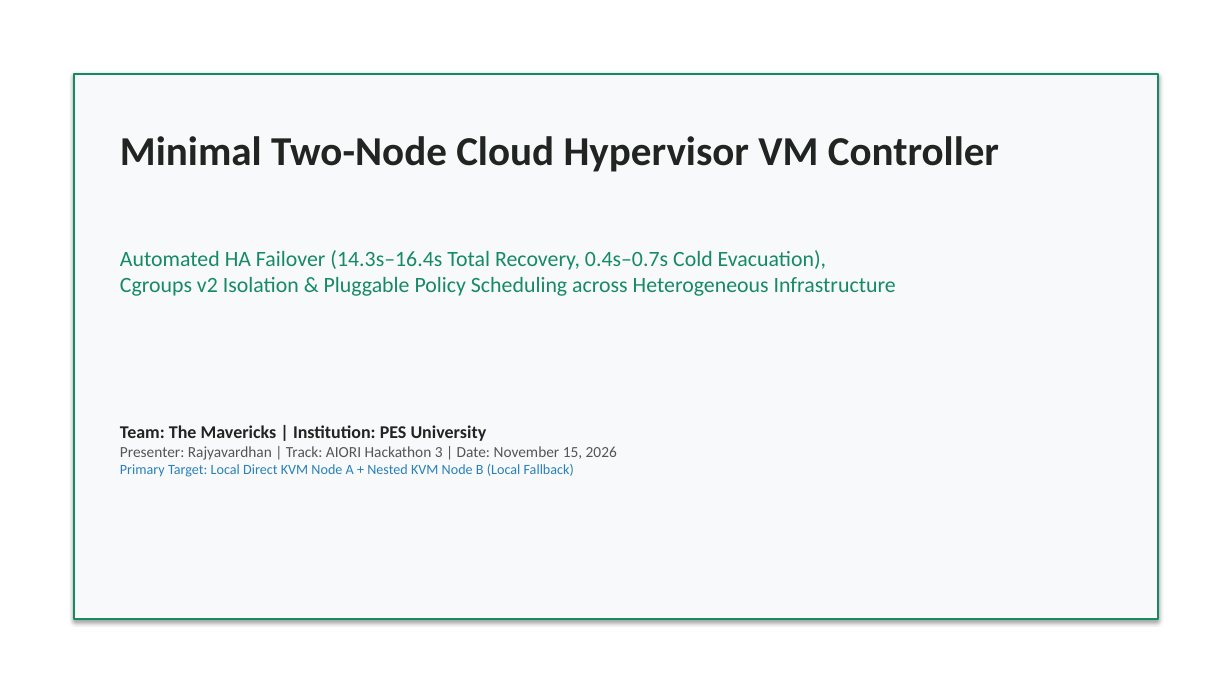
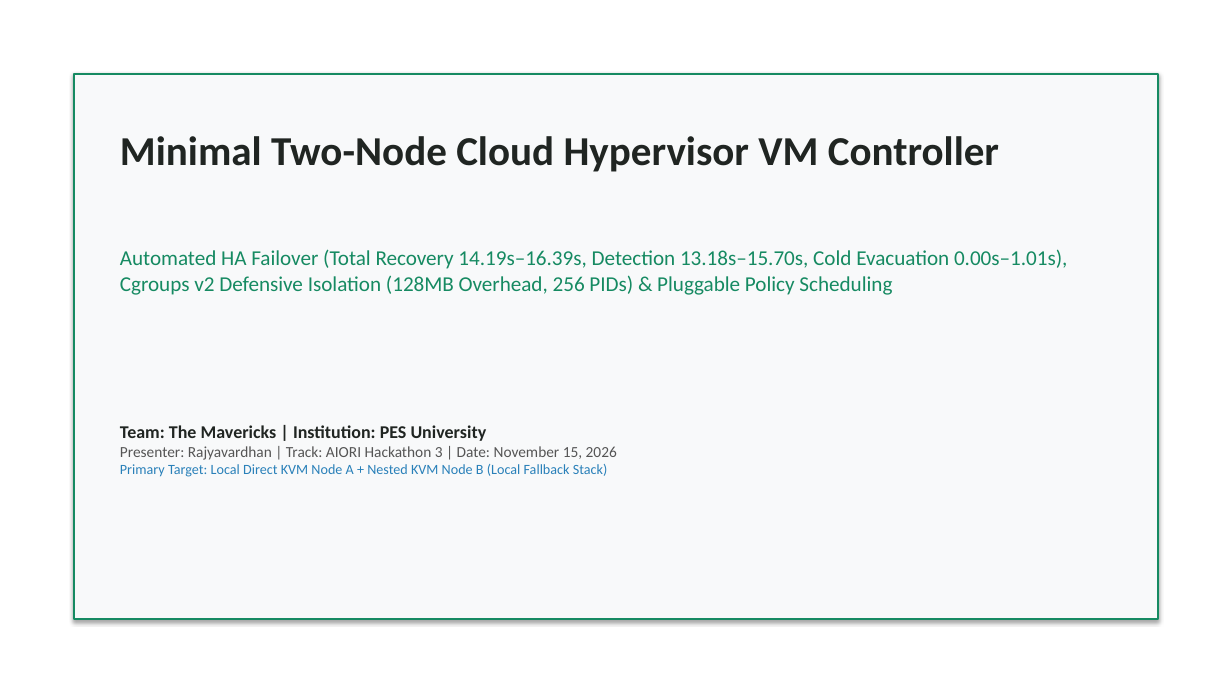
Before and after one commit to aiori-hackathon/A3-PS023-TC246, a slide deck: slide 1 of docs/deck/ps023_draft.pptx. Drawn at 1232x693 pixels with LibreOffice and Linux fonts; fonts in the diff are those of the drawing. Boxes give left, top, right and bottom in pixels: in the first picture for what was removed or moved away, otherwise in the second. Text is boxed around its words. In the diff, an @@ line names an element or a change of style, - is before the commit and + after.

```diff
--- a/docs/deck/ps023_draft.pptx
+++ b/docs/deck/ps023_draft.pptx
@@ text at box(120, 249, 1067, 295): text changed; size 17 to 16.5 pt @@
-Automated HA Failover (14.3s–16.4s Total Recovery, 0.4s–0.7s Cold Evacuation),
-Cgroups v2 Isolation & Pluggable Policy Scheduling across Heterogeneous Infrastructure
+Automated HA Failover (Total Recovery 14.19s–16.39s, Detection 13.18s–15.70s, Cold Evacuation 0.00s–1.01s),
+Cgroups v2 Defensive Isolation (128MB Overhead, 256 PIDs) & Pluggable Policy Scheduling
@@ text at box(120, 464, 608, 477): text changed @@
-Primary Target: Local Direct KVM Node A + Nested KVM Node B (Local Fallback)
+Primary Target: Local Direct KVM Node A + Nested KVM Node B (Local Fallback Stack)
```
Also in this commit, not shown: 9 other slides changed, 2 slides added, 8 slides removed, 20 other files.
